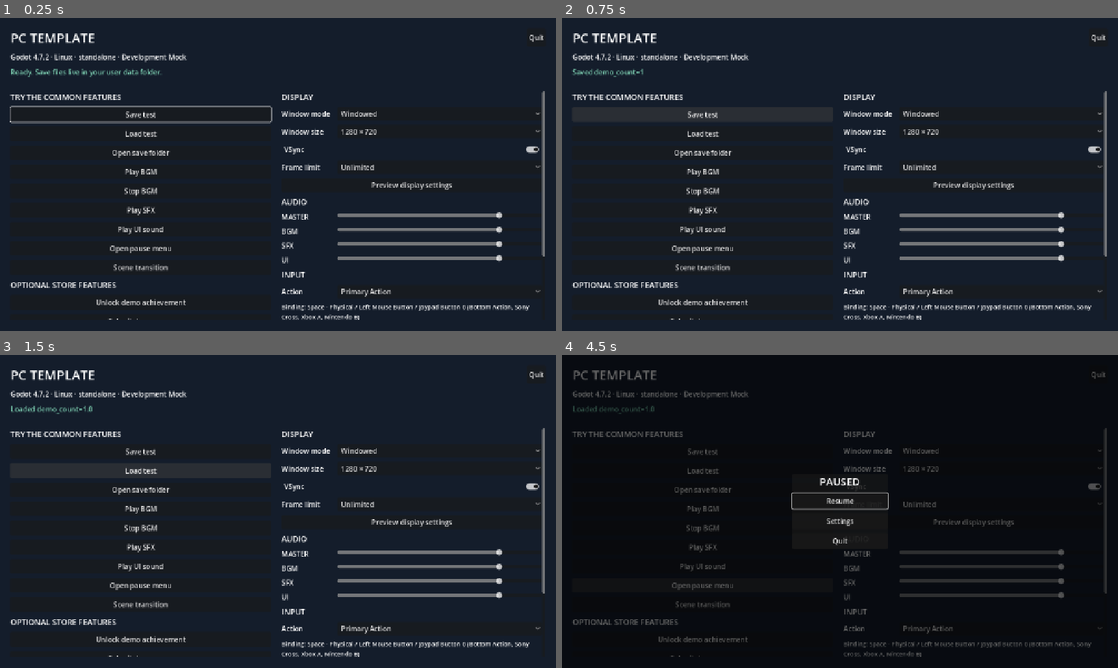
Above: before the commit, frames 1-4 (two rows, left to right).
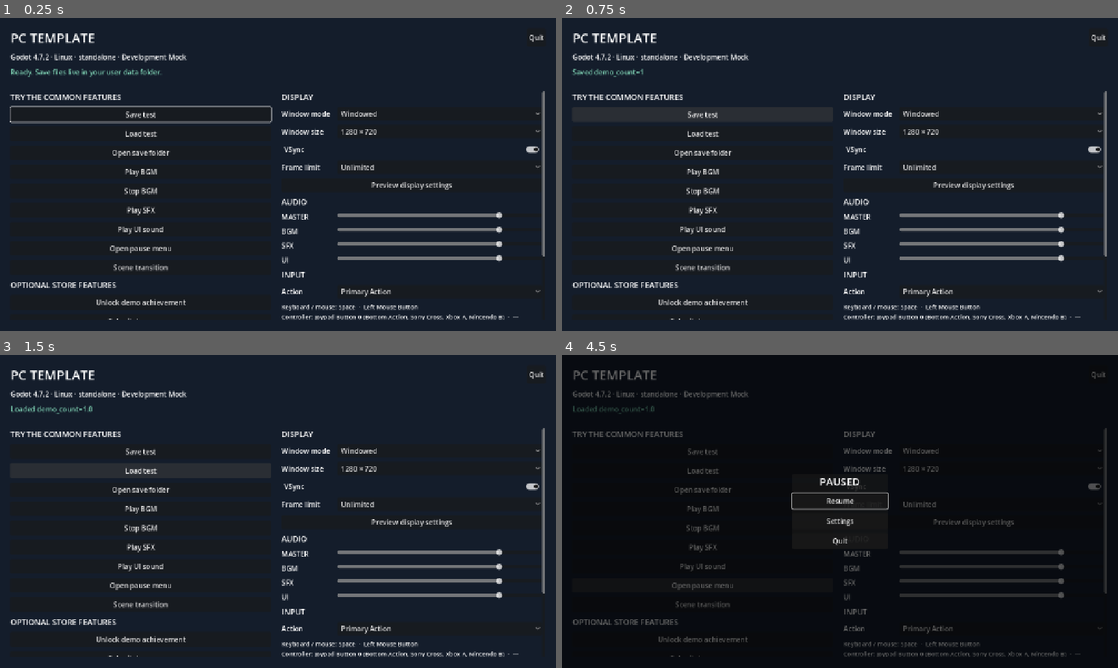
Above: after the commit, the same moments.

Repository: harpuria/godot-pc-template
Game: Godot game, scene res://scenes/bootstrap.tscn
The game is run twice, just before and just after one commit, with the same random seed, the same clock (stepped at 60 frames per second) and the same inputs.
Inputs:
- Up to frame 1 (0.25 s): no input
- Up to frame 2 (0.75 s): click "Save test" at 0.5 s
- Up to frame 3 (1.5 s): click "Load test" at 1.25 s
- Up to frame 4 (4.5 s): click "Open save folder" at 2 s; click "Stop BGM" at 2.75 s; click "Play UI sound" at 3.5 s; click "Open pause menu" at 4.25 s

The runs differ from the first frame. In frame 1, 0.9% of the frame differs, in the area x 50-96%, y 91-97%; in frame 2, 0.9%; in frame 3, 0.9%; in frame 4, 0.6%.

Commit message:
Let games register rebindable actions and add primary/secondary slots
- InputManager.register_action(action, defaults) adds game actions to
  rebinding and persistence without editing the autoload; saved
  bindings for actions registered later are kept and applied on
  registration. COMMON_ACTIONS replaces the old ACTIONS constant and
  actions() returns the registered list.
- rebind()/start_capture() take a slot (0 primary, 1 secondary) per
  device category, so rebinding one key no longer drops the others.
- Add load_failed signal, slot_events(), slot_text() and short
  event_text() labels.
- DefaultInput.key/mouse/button/axis are public helpers for defaults.
- SettingsPanel shows both slots per device and lists game actions.

Co-Authored-By: Claude Opus 5.5 <noreply@anthropic.com>
Claude-Session: https://claude.ai/code/session_01WmNWBsH2idDUNSkUbD8Xub

Diff:
--- a/autoload/input_manager.gd
+++ b/autoload/input_manager.gd
@@ -6,25 +6,52 @@
 signal device_changed(device: String)
 signal controller_connection_changed(device_id: int, connected: bool)
 signal save_failed(error: int)
-const ACTIONS: Array[StringName] = [&"move_left", &"move_right", &"move_up", &"move_down", &"primary_action", &"pause", &"toggle_fullscreen"]
+signal load_failed(error: int)
+## 템플릿이 기본 제공하는 공통 action이다. 게임 action은 register_action()으로 추가한다.
+const COMMON_ACTIONS: Array[StringName] = [&"move_left", &"move_right", &"move_up", &"move_down", &"primary_action", &"pause", &"toggle_fullscreen"]
+## 장치 종류마다 설정 UI에서 바꿀 수 있는 칸 수다. 0은 주 입력, 1은 보조 입력이다.
+const SLOTS := 2
+const CATEGORIES: Array[String] = ["keyboard_mouse", "controller"]
+const _AXIS_NAMES := ["Left Stick X", "Left Stick Y", "Right Stick X", "Right Stick Y", "Left Trigger", "Right Trigger"]
 var storage_path := "user://input.cfg"
 var active_device := "keyboard_mouse"
 var capturing: StringName = &""
+var capture_slot := 0
 var write_blocked := false
+var _actions: Array[StringName] = []
 var _defaults: Dictionary = {}
+# 파일에는 있지만 아직 등록되지 않은 action의 바인딩. 등록 시 적용하고 저장 시 보존한다.
+var _stored: Dictionary = {}
 
 func _ready() -> void:
 	process_mode = Node.PROCESS_MODE_ALWAYS
 	var baseline := DefaultInput.actions()
-	for action in ACTIONS:
-		if not InputMap.has_action(action):
-			InputMap.add_action(action)
-			for event in baseline[action]:
-				InputMap.action_add_event(action, event)
-		_defaults[action] = InputMap.action_get_events(action)
-		InputMap.action_set_deadzone(action, clampf(float(GameConfig.value("input", "controller_deadzone", 0.2)), 0.05, 0.95))
+	for action in COMMON_ACTIONS:
+		_add_action(action, baseline[action])
 	Input.joy_connection_changed.connect(func(id: int, connected: bool): controller_connection_changed.emit(id, connected))
 	load_bindings()
+
+## 재설정·저장 대상 action을 등록 순서대로 반환한다.
+func actions() -> Array[StringName]:
+	return _actions.duplicate()
+
+## 게임 action을 재설정·저장 대상에 추가한다. init hook에서 호출하는 것을 권장한다.
+## InputMap(Project Settings)에 이미 있는 action은 그 입력을 기본값으로 쓰고, 없으면 defaults로 만든다.
+## 저장된 사용자 바인딩이 있으면 등록 즉시 적용한다.
+func register_action(action: StringName, defaults: Array = []) -> Error:
+	if action.is_empty() or str(action).begins_with("ui_"):
+		return ERR_INVALID_PARAMETER
+	if action in _actions:
+		return ERR_ALREADY_EXISTS
+	for event in defaults:
+		if not event is InputEvent or encode_event(event).is_empty():
+			return ERR_INVALID_PARAMETER
+	_add_action(action, defaults)
+	if _stored.has(action):
+		_apply_events(action, _stored[action])
+		_stored.erase(action)
+	bindings_changed.emit(action)
+	return OK
 
 ## JSON 호환 Dictionary로만 바인딩을 읽는다. 손상된 파일은 교체를 차단한다.
 func load_bindings() -> Error:
@@ -34,38 +61,36 @@
 		write_blocked = false
 		return OK
 	if error != OK or not file.has_section("bindings"):
-		write_blocked = true
-		return (error if error != OK else ERR_INVALID_DATA) as Error
+		return _load_error(error if error != OK else ERR_INVALID_DATA)
 	var staged: Dictionary = {}
-	for action in ACTIONS:
-		if not file.has_section_key("bindings", action):
-			continue
-		var raw: Variant = file.get_value("bindings", action)
+	for key in file.get_section_keys("bindings"):
+		var raw: Variant = file.get_value("bindings", key)
 		if not raw is Array or raw.is_empty():
-			write_blocked = true
-			return ERR_INVALID_DATA
+			return _load_error(ERR_INVALID_DATA)
 		var events: Array[InputEvent] = []
 		for item in raw:
 			var event := decode_event(item)
 			if event == null:
-				write_blocked = true
-				return ERR_INVALID_DATA
+				return _load_error(ERR_INVALID_DATA)
 			events.append(event)
-		staged[action] = events
+		staged[StringName(key)] = events
+	_stored.clear()
 	for action in staged:
-		InputMap.action_erase_events(action)
-		for event in staged[action]:
-			InputMap.action_add_event(action, event)
+		if action in _actions:
+			_apply_events(action, staged[action])
+		else:
+			_stored[action] = staged[action]
 	write_blocked = false
 	return OK
 
-## 다음 입력을 지정 action에 할당한다. 수정키 단독 입력은 기다리고 Escape는 취소한다.
-func start_capture(action: StringName) -> Error:
-	if not action in ACTIONS:
+## 다음 입력을 지정 action의 slot 칸에 할당한다. 수정키 단독 입력은 기다리고 Escape는 취소한다.
+func start_capture(action: StringName, slot: int = 0) -> Error:
+	if not action in _actions or slot < 0 or slot >= SLOTS:
 		return ERR_INVALID_PARAMETER
 	if not capturing.is_empty():
 		return ERR_BUSY
 	capturing = action
+	capture_slot = slot
 	return OK
 
 ## 캡처를 취소하여 UI 탐색과 전역 단축키를 재개한다.
@@ -76,10 +101,10 @@
 	capturing = &""
 	capture_finished.emit(action, ERR_SKIP)
 
-## 같은 장치 종류의 입력을 교체하고 다른 종류의 바인딩은 유지한다.
-## 같은 장치에서 중복된 action 바인딩은 ERR_ALREADY_IN_USE로 거절한다.
-func rebind(action: StringName, event: InputEvent) -> Error:
-	if not action in ACTIONS or encode_event(event).is_empty():
+## 같은 장치 종류의 slot번째 입력을 교체한다. 다른 칸과 다른 장치 종류의 바인딩은 유지한다.
+## 같은 장치 종류에서 다른 action이나 같은 action의 다른 칸이 쓰는 입력은 ERR_ALREADY_IN_USE로 거절한다.
+func rebind(action: StringName, event: InputEvent, slot: int = 0) -> Error:
+	if not action in _actions or slot < 0 or slot >= SLOTS or event == null or encode_event(event).is_empty():
 		return ERR_INVALID_PARAMETER
 	if event is InputEventKey and (event.keycode == KEY_ESCAPE or event.physical_keycode == KEY_ESCAPE) and action != &"pause":
 		return ERR_INVALID_PARAMETER
@@ -87,32 +112,37 @@
 	if normalized == null:
 		return ERR_INVALID_PARAMETER
 	var category := _category(normalized)
-	for other in ACTIONS:
-		if other == action:
-			continue
-		for existing in InputMap.action_get_events(other):
-			if _category(existing) == category and existing.is_match(normalized):
+	for other in _actions:
+		var used := slot_events(other, category)
+		for index in used.size():
+			if not (other == action and index == slot) and used[index].is_match(normalized):
 				return ERR_ALREADY_IN_USE
 	var before := InputMap.action_get_events(action)
+	var after: Array[InputEvent] = []
+	var index := 0
+	var replaced := false
 	for existing in before:
 		if _category(existing) == category:
-			InputMap.action_erase_event(action, existing)
-	InputMap.action_add_event(action, normalized)
+			after.append(normalized if index == slot else existing)
+			replaced = replaced or index == slot
+			index += 1
+		else:
+			after.append(existing)
+	if not replaced:
+		after.append(normalized)
+	_apply_events(action, after)
 	var error := save_bindings()
 	if error != OK:
-		InputMap.action_erase_events(action)
-		for existing in before:
-			InputMap.action_add_event(action, existing)
+		_apply_events(action, before)
 		return error
 	bindings_changed.emit(action)
 	return OK
 
 ## 확인된 복구 또는 사용자 요청 후 프로젝트의 기본 바인딩으로 되돌린다.
 func reset_bindings() -> Error:
-	for action in ACTIONS:
-		InputMap.action_erase_events(action)
-		for event in _defaults[action]:
-			InputMap.action_add_event(action, event)
+	for action in _actions:
+		_apply_events(action, _defaults[action])
+	_stored.clear()
 	write_blocked = false
 	var error := save_bindings()
 	bindings_changed.emit(&"")
@@ -122,11 +152,10 @@
 func save_bindings() -> Error:
 	var error: Error = ERR_UNAUTHORIZED if write_blocked else DirAccess.make_dir_recursive_absolute(storage_path.get_base_dir())
 	var file := ConfigFile.new()
-	for action in ACTIONS:
-		var serialized: Array = []
-		for event in InputMap.action_get_events(action):
-			serialized.append(encode_event(event))
-		file.set_value("bindings", action, serialized)
+	for action in _stored:
+		file.set_value("bindings", action, _encode_all(_stored[action]))
+	for action in _actions:
+		file.set_value("bindings", action, _encode_all(InputMap.action_get_events(action)))
 	if error == OK:
 		error = file.save(storage_path + ".tmp")
 	if error == OK:
@@ -135,12 +164,35 @@
 		save_failed.emit(error)
 	return error
 
+## action에서 지정 장치 종류("keyboard_mouse" / "controller")의 입력을 칸 순서대로 반환한다.
+func slot_events(action: StringName, category: String) -> Array[InputEvent]:
+	var events: Array[InputEvent] = []
+	if InputMap.has_action(action):
+		for event in InputMap.action_get_events(action):
+			if _category(event) == category:
+				events.append(event)
+	return events
+
+## 설정 화면에 표시할 한 칸의 입력 이름을 반환한다. 비어 있으면 "—"이다.
+func slot_text(action: StringName, category: String, slot: int) -> String:
+	var events := slot_events(action, category)
+	return event_text(events[slot]) if slot >= 0 and slot < events.size() else "—"
+
 ## 설정 화면에서 표시할 바인딩 문자열을 반환한다.
 func binding_text(action: StringName) -> String:
 	var descriptions := PackedStringArray()
 	for event in InputMap.action_get_events(action):
-		descriptions.append(event.as_text())
+		descriptions.append(event_text(event))
 	return " / ".join(descriptions)
+
+## 입력 이벤트를 짧은 표시 이름으로 바꾼다.
+static func event_text(event: InputEvent) -> String:
+	if event is InputEventKey and event.physical_keycode != 0:
+		return OS.get_keycode_string(event.get_physical_keycode_with_modifiers())
+	if event is InputEventJoypadMotion:
+		var axis_name: String = _AXIS_NAMES[event.axis] if event.axis < _AXIS_NAMES.size() else "Axis %d" % event.axis
+		return "%s %s" % [axis_name, "+" if event.axis_value > 0.0 else "-"]
+	return event.as_text()
 
 ## 지원하는 이벤트를 설정 파일용 Dictionary로 변환한다.
 static func encode_event(event: InputEvent) -> Dictionary:
@@ -212,7 +264,7 @@
 		elif _pressed_binding(event):
 			var action := capturing
 			capturing = &""
-			var error := rebind(action, event)
+			var error := rebind(action, event, capture_slot)
 			get_viewport().set_input_as_handled()
 			capture_finished.emit(action, error)
 		return
@@ -228,6 +280,31 @@
 		WindowManager.toggle_fullscreen()
 		get_viewport().set_input_as_handled()
 
+func _add_action(action: StringName, fallback: Array) -> void:
+	if not InputMap.has_action(action):
+		InputMap.add_action(action)
+		for event in fallback:
+			InputMap.action_add_event(action, event)
+	_actions.append(action)
+	_defaults[action] = InputMap.action_get_events(action)
+	InputMap.action_set_deadzone(action, clampf(float(GameConfig.value("input", "controller_deadzone", 0.2)), 0.05, 0.95))
+
+func _apply_events(action: StringName, events: Array) -> void:
+	InputMap.action_erase_events(action)
+	for event in events:
+		InputMap.action_add_event(action, event)
+
+func _encode_all(events: Array) -> Array:
+	var serialized: Array = []
+	for event in events:
+		serialized.append(encode_event(event))
+	return serialized
+
+func _load_error(error: int) -> Error:
+	write_blocked = true
+	load_failed.emit(error)
+	return error as Error
+
 func _pressed_binding(event: InputEvent) -> bool:
 	if event is InputEventJoypadMotion:
 		return absf(event.axis_value) >= 0.8
--- a/core/input/default_input.gd
+++ b/core/input/default_input.gd
@@ -1,39 +1,43 @@
-## 공통 입력의 최초 바인딩을 정의한다. configure는 게임이 수정한 action을 보존한다.
+## 공통 입력의 최초 바인딩과 입력 이벤트 생성 함수를 제공한다. configure는 게임이 수정한 action을 보존한다.
 class_name DefaultInput
 extends RefCounted
 
 ## 기본 게임 action과 키보드·마우스·게임패드 입력을 반환한다.
 static func actions() -> Dictionary:
 	return {
-		&"move_left": [_key(KEY_A), _key(KEY_LEFT), _axis(JOY_AXIS_LEFT_X, -1.0), _button(JOY_BUTTON_DPAD_LEFT)],
-		&"move_right": [_key(KEY_D), _key(KEY_RIGHT), _axis(JOY_AXIS_LEFT_X, 1.0), _button(JOY_BUTTON_DPAD_RIGHT)],
-		&"move_up": [_key(KEY_W), _key(KEY_UP), _axis(JOY_AXIS_LEFT_Y, -1.0), _button(JOY_BUTTON_DPAD_UP)],
-		&"move_down": [_key(KEY_S), _key(KEY_DOWN), _axis(JOY_AXIS_LEFT_Y, 1.0), _button(JOY_BUTTON_DPAD_DOWN)],
-		&"primary_action": [_key(KEY_SPACE), _mouse(MOUSE_BUTTON_LEFT), _button(JOY_BUTTON_A)],
-		&"pause": [_key(KEY_ESCAPE), _button(JOY_BUTTON_START)],
-		&"toggle_fullscreen": [_key(KEY_F11), _key(KEY_ENTER, true)]
+		&"move_left": [key(KEY_A), key(KEY_LEFT), axis(JOY_AXIS_LEFT_X, -1.0), button(JOY_BUTTON_DPAD_LEFT)],
+		&"move_right": [key(KEY_D), key(KEY_RIGHT), axis(JOY_AXIS_LEFT_X, 1.0), button(JOY_BUTTON_DPAD_RIGHT)],
+		&"move_up": [key(KEY_W), key(KEY_UP), axis(JOY_AXIS_LEFT_Y, -1.0), button(JOY_BUTTON_DPAD_UP)],
+		&"move_down": [key(KEY_S), key(KEY_DOWN), axis(JOY_AXIS_LEFT_Y, 1.0), button(JOY_BUTTON_DPAD_DOWN)],
+		&"primary_action": [key(KEY_SPACE), mouse(MOUSE_BUTTON_LEFT), button(JOY_BUTTON_A)],
+		&"pause": [key(KEY_ESCAPE), button(JOY_BUTTON_START)],
+		&"toggle_fullscreen": [key(KEY_F11), key(KEY_ENTER, true)]
 	}
 
-static func _key(code: Key, alt: bool = false) -> InputEventKey:
+## 물리 키 위치 기준의 키보드 입력을 만든다.
+static func key(code: Key, alt: bool = false) -> InputEventKey:
 	var event := InputEventKey.new()
 	event.physical_keycode = code
 	event.alt_pressed = alt
 	return event
 
-static func _mouse(button: MouseButton) -> InputEventMouseButton:
+## 마우스 버튼 입력을 만든다.
+static func mouse(index: MouseButton) -> InputEventMouseButton:
 	var event := InputEventMouseButton.new()
-	event.button_index = button
+	event.button_index = index
 	return event
 
-static func _button(button: JoyButton) -> InputEventJoypadButton:
+## 모든 컨트롤러에서 받는 게임패드 버튼 입력을 만든다.
+static func button(index: JoyButton) -> InputEventJoypadButton:
 	var event := InputEventJoypadButton.new()
 	event.device = -1
-	event.button_index = button
+	event.button_index = index
 	return event
 
-static func _axis(axis: JoyAxis, value: float) -> InputEventJoypadMotion:
+## 모든 컨트롤러에서 받는 게임패드 축 방향 입력을 만든다.
+static func axis(index: JoyAxis, value: float) -> InputEventJoypadMotion:
 	var event := InputEventJoypadMotion.new()
 	event.device = -1
-	event.axis = axis
+	event.axis = index
 	event.axis_value = value
 	return event
--- a/tests/integration.gd
+++ b/tests/integration.gd
@@ -169,15 +169,51 @@
 	for event in InputMap.action_get_events("primary_action"):
 		retained_controller = retained_controller or event is InputEventJoypadButton
 	_check(retained_controller, "Rebind preserves controller")
+	var primary_keys := InputManager.slot_events(&"primary_action", "keyboard_mouse")
+	_check(primary_keys.size() == 2 and primary_keys[0].is_match(key) and primary_keys[1] is InputEventMouseButton, "Primary slot rebind keeps secondary input")
+	var secondary := InputEventKey.new()
+	secondary.physical_keycode = KEY_H
+	_check(InputManager.rebind(&"move_left", secondary, 1) == OK, "Secondary slot rebind saved")
+	var left_keys := InputManager.slot_events(&"move_left", "keyboard_mouse")
+	_check(left_keys.size() == 2 and left_keys[0].physical_keycode == KEY_A and left_keys[1].physical_keycode == KEY_H, "Secondary rebind keeps primary key")
+	_check(InputManager.slot_text(&"move_left", "keyboard_mouse", 0) == "A" and InputManager.slot_text(&"move_left", "controller", 0) == "Left Stick X -", "Slot text is short and readable")
+	_check(InputManager.rebind(&"move_left", secondary, 0) == ERR_ALREADY_IN_USE, "Same input in another slot rejected")
+	_check(InputManager.rebind(&"move_left", secondary, InputManager.SLOTS) == ERR_INVALID_PARAMETER, "Out-of-range slot rejected")
+	_check(InputManager.start_capture(&"move_left", 1) == OK and InputManager.capture_slot == 1, "Capture targets requested slot")
+	var captured := InputEventKey.new()
+	captured.physical_keycode = KEY_G
+	captured.pressed = true
+	InputManager._input(captured)
+	_check(InputManager.slot_events(&"move_left", "keyboard_mouse")[1].physical_keycode == KEY_G, "Captured input lands in requested slot")
 	_check(InputManager.load_bindings() == OK, "Bindings round trip")
 	key.physical_keycode = KEY_A
 	_check(InputManager.rebind(&"primary_action", key) == ERR_ALREADY_IN_USE, "Binding conflict rejected")
 	_check(InputManager.decode_event({"type": "joy_axis", "axis": -1, "value": 1.0}) == null, "Invalid controller axis rejected")
 	_check(InputManager.decode_event({"type": "key", "physical": "A"}) == null, "Invalid key type rejected")
+	_check(InputManager.register_action(&"test_interact", [DefaultInput.key(KEY_U), DefaultInput.button(JOY_BUTTON_X)]) == OK, "Game action registered")
+	_check(&"test_interact" in InputManager.actions() and InputMap.has_action(&"test_interact"), "Registered action is rebindable and in InputMap")
+	_check(InputManager.register_action(&"test_interact") == ERR_ALREADY_EXISTS, "Duplicate registration rejected")
+	_check(InputManager.register_action(&"ui_accept") == ERR_INVALID_PARAMETER, "UI actions cannot be registered")
+	_check(InputManager.register_action(&"test_bad", [null]) == ERR_INVALID_PARAMETER, "Invalid default input rejected")
+	var interact := InputEventKey.new()
+	interact.physical_keycode = KEY_Y
+	_check(InputManager.rebind(&"test_interact", interact) == OK and InputManager.load_bindings() == OK \
+		and InputManager.slot_events(&"test_interact", "keyboard_mouse")[0].physical_keycode == KEY_Y, "Registered action binding survives reload")
+	_write(InputManager.storage_path, "[bindings]\ntest_later=[{\"type\":\"key\",\"physical\":79}]\n")
+	_check(InputManager.load_bindings() == OK and not InputMap.has_action(&"test_later"), "Bindings for unregistered actions wait for registration")
+	_check(InputManager.save_bindings() == OK and FileAccess.get_file_as_string(InputManager.storage_path).contains("test_later"), "Unregistered bindings preserved on save")
+	_check(InputManager.register_action(&"test_later", [DefaultInput.key(KEY_P)]) == OK \
+		and InputManager.slot_events(&"test_later", "keyboard_mouse")[0].physical_keycode == KEY_O, "Saved binding applied when action registers")
+	var load_errors: Array[int] = []
+	var load_listener := func(error: int): load_errors.append(error)
+	InputManager.load_failed.connect(load_listener)
 	_write(InputManager.storage_path, "[bindings]\nprimary_action=[{\"type\":\"unknown\"}]\n")
 	_check(InputManager.load_bindings() == ERR_INVALID_DATA and InputManager.write_blocked, "Malformed bindings protected")
+	_check(load_errors == [ERR_INVALID_DATA], "Malformed bindings reported through load_failed")
+	InputManager.load_failed.disconnect(load_listener)
 	_check(InputManager.save_bindings() == ERR_UNAUTHORIZED, "Bindings corruption blocks write")
 	_check(InputManager.reset_bindings() == OK, "Default controls restored")
+	_check(InputManager.slot_events(&"test_later", "keyboard_mouse")[0].physical_keycode == KEY_P, "Reset restores registered action defaults")
 	_check(InputManager.start_capture(&"primary_action") == OK, "Capture started")
 	_check(InputManager.start_capture(&"pause") == ERR_BUSY, "Duplicate capture rejected")
 	InputManager.cancel_capture()
--- a/ui/settings/settings_panel.gd
+++ b/ui/settings/settings_panel.gd
@@ -9,10 +9,11 @@
 var _fps := OptionButton.new()
 var _binding_label := Label.new()
 var _action := OptionButton.new()
-var _rebind_button := Button.new()
+var _slot_buttons: Array[Button] = []
 const MODES := ["windowed", "borderless", "fullscreen"]
 const SIZES := [Vector2i(960, 540), Vector2i(1280, 720), Vector2i(1600, 900), Vector2i(1920, 1080)]
 const FPS_LIMITS := [0, 30, 60, 120, 144, 240]
+const SLOT_NAMES := ["primary", "secondary"]
 
 func _ready() -> void:
 	process_mode = Node.PROCESS_MODE_ALWAYS
@@ -53,31 +54,30 @@
 			_report(error))
 		_row(bus.to_upper(), slider)
 	_heading("INPUT")
-	for action in InputManager.ACTIONS:
-		_action.add_item(str(action).replace("_", " ").capitalize())
-		_action.set_item_metadata(_action.item_count - 1, action)
-	_action.selected = InputManager.ACTIONS.find(&"primary_action")
 	_action.item_selected.connect(func(_index: int): _refresh_binding())
 	_row("Action", _action)
+	_refresh_actions()
 	_binding_label.autowrap_mode = TextServer.AUTOWRAP_WORD_SMART
 	_binding_label.add_theme_font_size_override("font_size", 14)
 	add_child(_binding_label)
-	_rebind_button.text = "Rebind primary action"
-	_rebind_button.pressed.connect(func():
-		var error := InputManager.start_capture(_selected_action())
-		if error == OK:
-			_action.disabled = true
-			_rebind_button.text = "Press a key / button (Esc cancels)"
-		else:
-			_report(error))
-	add_child(_rebind_button)
+	var slots := HBoxContainer.new()
+	for slot in InputManager.SLOTS:
+		var button := Button.new()
+		button.size_flags_horizontal = Control.SIZE_EXPAND_FILL
+		button.pressed.connect(func(): _start_capture(slot))
+		slots.add_child(button)
+		_slot_buttons.append(button)
+	add_child(slots)
 	var reset := Button.new()
 	reset.text = "Restore default controls"
 	reset.pressed.connect(func(): _report(InputManager.reset_bindings()))
 	add_child(reset)
-	InputManager.bindings_changed.connect(func(_changed_action: StringName): _refresh_binding())
+	InputManager.bindings_changed.connect(func(changed_action: StringName):
+		if not changed_action.is_empty() and _action_index(changed_action) == -1:
+			_refresh_actions()
+		_refresh_binding())
 	InputManager.capture_finished.connect(func(_captured_action: StringName, error: int):
-		_action.disabled = false
+		_set_capturing(-1)
 		_refresh_binding()
 		if error != ERR_SKIP:
 			_report(error))
@@ -127,9 +127,44 @@
 		"window_size": _resolution.get_item_metadata(_resolution.selected), "vsync": _vsync.button_pressed,
 		"max_fps": _fps.get_item_metadata(_fps.selected)}))
 
+func _refresh_actions() -> void:
+	var previous: StringName = _selected_action() if _action.item_count > 0 else &"primary_action"
+	_action.clear()
+	for action in InputManager.actions():
+		_action.add_item(str(action).capitalize())
+		_action.set_item_metadata(_action.item_count - 1, action)
+	_action.selected = maxi(0, _action_index(previous))
+
+func _action_index(action: StringName) -> int:
+	for index in _action.item_count:
+		if _action.get_item_metadata(index) == action:
+			return index
+	return -1
+
 func _refresh_binding() -> void:
-	_binding_label.text = "Binding: " + InputManager.binding_text(_selected_action())
-	_rebind_button.text = "Rebind " + str(_selected_action()).replace("_", " ")
+	var action := _selected_action()
+	var lines := PackedStringArray()
+	for category in InputManager.CATEGORIES:
+		var names := PackedStringArray()
+		for slot in InputManager.SLOTS:
+			names.append(InputManager.slot_text(action, category, slot))
+		lines.append("%s: %s" % ["Keyboard / mouse" if category == "keyboard_mouse" else "Controller", "  ·  ".join(names)])
+	_binding_label.text = "\n".join(lines)
+	if InputManager.capturing.is_empty():
+		_set_capturing(-1)
+
+func _start_capture(slot: int) -> void:
+	var error := InputManager.start_capture(_selected_action(), slot)
+	if error == OK:
+		_set_capturing(slot)
+	else:
+		_report(error)
+
+func _set_capturing(slot: int) -> void:
+	_action.disabled = slot >= 0
+	for index in _slot_buttons.size():
+		_slot_buttons[index].disabled = slot >= 0 and index != slot
+		_slot_buttons[index].text = "Press a key / button (Esc cancels)" if index == slot else "Rebind " + SLOT_NAMES[index]
 
 func _selected_action() -> StringName:
 	return _action.get_item_metadata(_action.selected)
